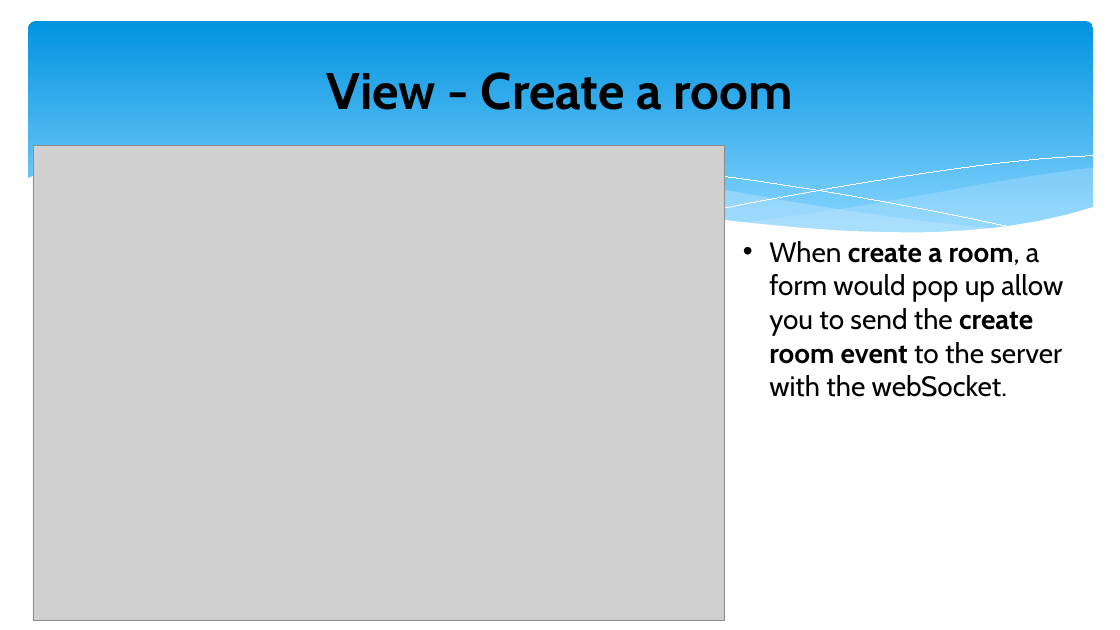
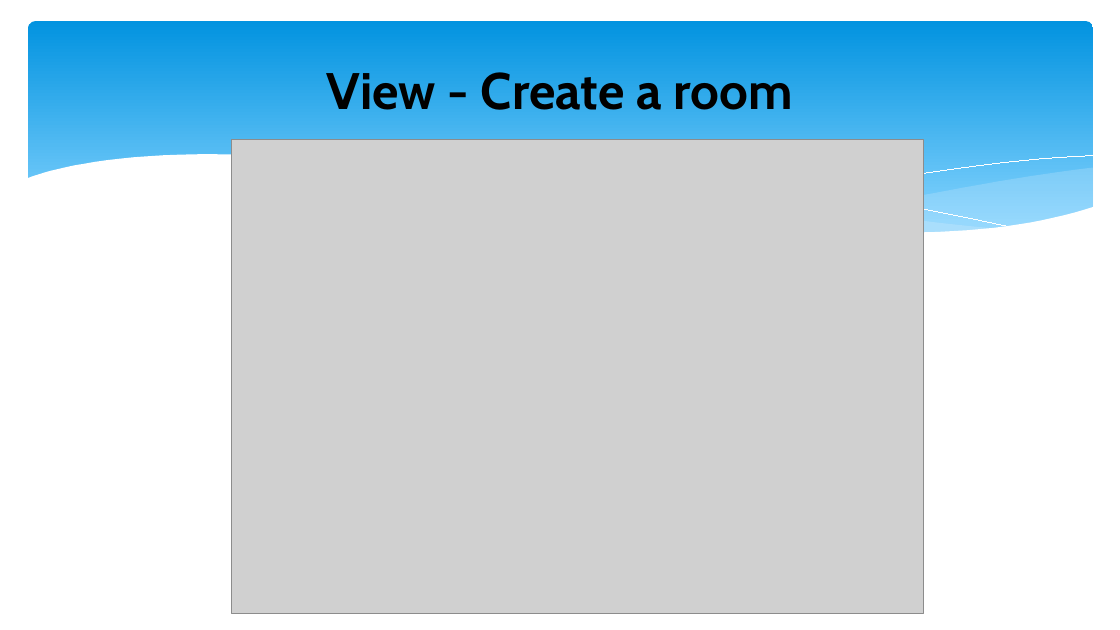
Before and after one commit to Gene-He/ChatApp, a slide deck: slide 7 of src/main/resources/HW10PPT.pptx (slide 8 before the commit). Drawn at 1120x630 pixels with LibreOffice and Linux fonts; fonts in the diff are those of the drawing; grey boxes stand for pictures. Boxes give left, top, right and bottom in pixels: in the first picture for what was removed or moved away, otherwise in the second. Text is boxed around its words. In the diff, an @@ line names an element or a change of style, - is before the commit and + after.

```diff
--- a/src/main/resources/HW10PPT.pptx
+++ b/src/main/resources/HW10PPT.pptx
@@ picture: place and size @@
-picture at [33, 146, 724, 621]
+picture at [232, 139, 923, 614]
@@ text removed at [769, 241, 1063, 397] @@
-• When create a room, a form would pop up allow you to send the create room event to the server with the webSocket.
```
Also in this commit, not shown: 2 other slides changed, 2 slides added, 4 slides removed.
